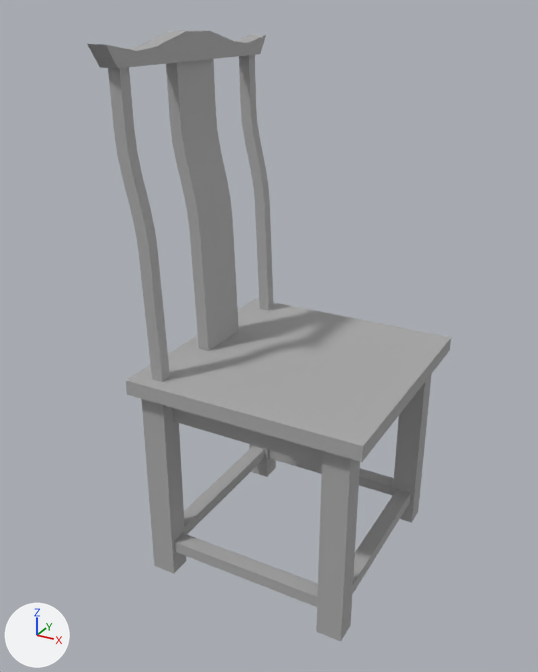
The FBX model Assets/Res/art/scenes/jg/mesh/prop/mt_prop_dengzi02.FBX, before and after one commit.
The view is the same before and after, from a camera (50 mm lens) standing at (0.506, -1.013, 0.908) and looking at (-0.035, -0.03, 0.417). Arrows for +X, +Y and +Z are at lower left; the lights stay in place. Where no turn or scale is listed for an object, it has been applied to the vertices.

The older version as bpy lines, for what is in view:
```python
mat_mt_prop_zhuozi02_mat = principled_material('mt_prop_zhuozi02_mat')
mat_mt_prop_zhuozi02_mat.base_color = (0.4, 0.4, 0.4)  # grey #aaaaaa
mat_mt_prop_zhuozi02_mat.roughness = 0.896
me_mesh = bpy.data.meshes.new('Mesh')
me_mesh.from_pydata(...)  # 232 vertices, 164 faces; spans x -0.205..0.205, y -0.213..0.213, z 0.0..0.877
me_mesh.materials.append(mat_mt_prop_zhuozi02_mat)  # grey #aaaaaa
ob_mt_prop_dengzi02 = bpy.data.objects.new('mt_prop_dengzi02', me_mesh)
ob_mt_prop_dengzi02.location = (0.0, 0.0, 0.0)
```
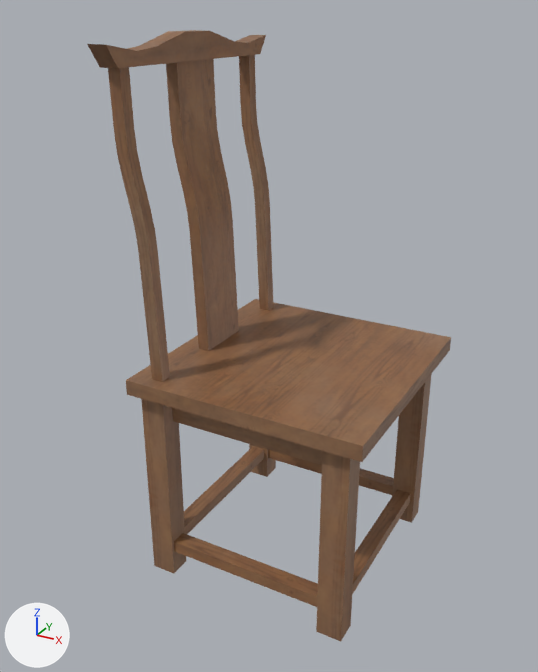
Where the newer file only moved an object's origin or applied its transform, the numbers keep the older frame.

Where the change shows, as pixel boxes [x1, y1, x2, y2] in the pictures (538 x 672 px):
'mt_prop_dengzi02', surface changed (grey to brown)
    both: [87, 30, 451, 641]

The change in detail:
Picture 'mt_prop_zhuozi02_mat_Base_Color.tga' (img_mt_prop_zhuozi02_mat_base_color_tga) is new.
In material 'mt_prop_zhuozi02_mat' (mat_mt_prop_zhuozi02_mat), base_color is no longer (0.4, 0.4, 0.4), grey #aaaaaa.
In material 'mt_prop_zhuozi02_mat' (mat_mt_prop_zhuozi02_mat), roughness goes from 0.896 to 0.5.
In material 'mt_prop_zhuozi02_mat' (mat_mt_prop_zhuozi02_mat), texture is now set to img_mt_prop_zhuozi02_mat_base_color_tga.
